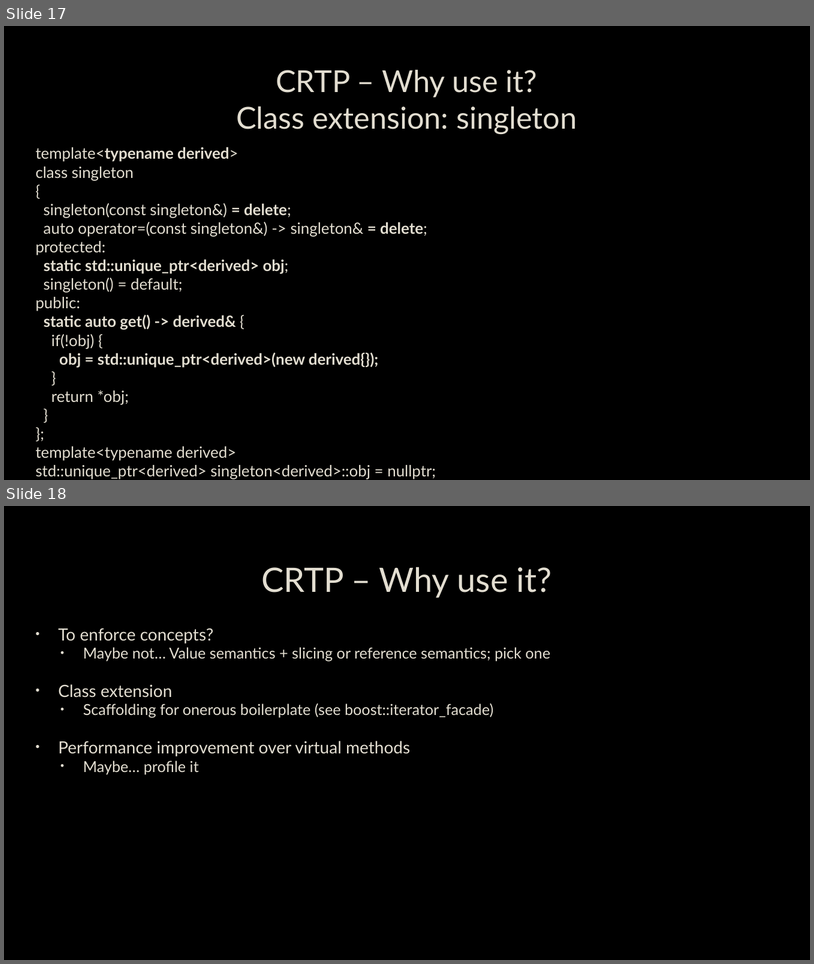
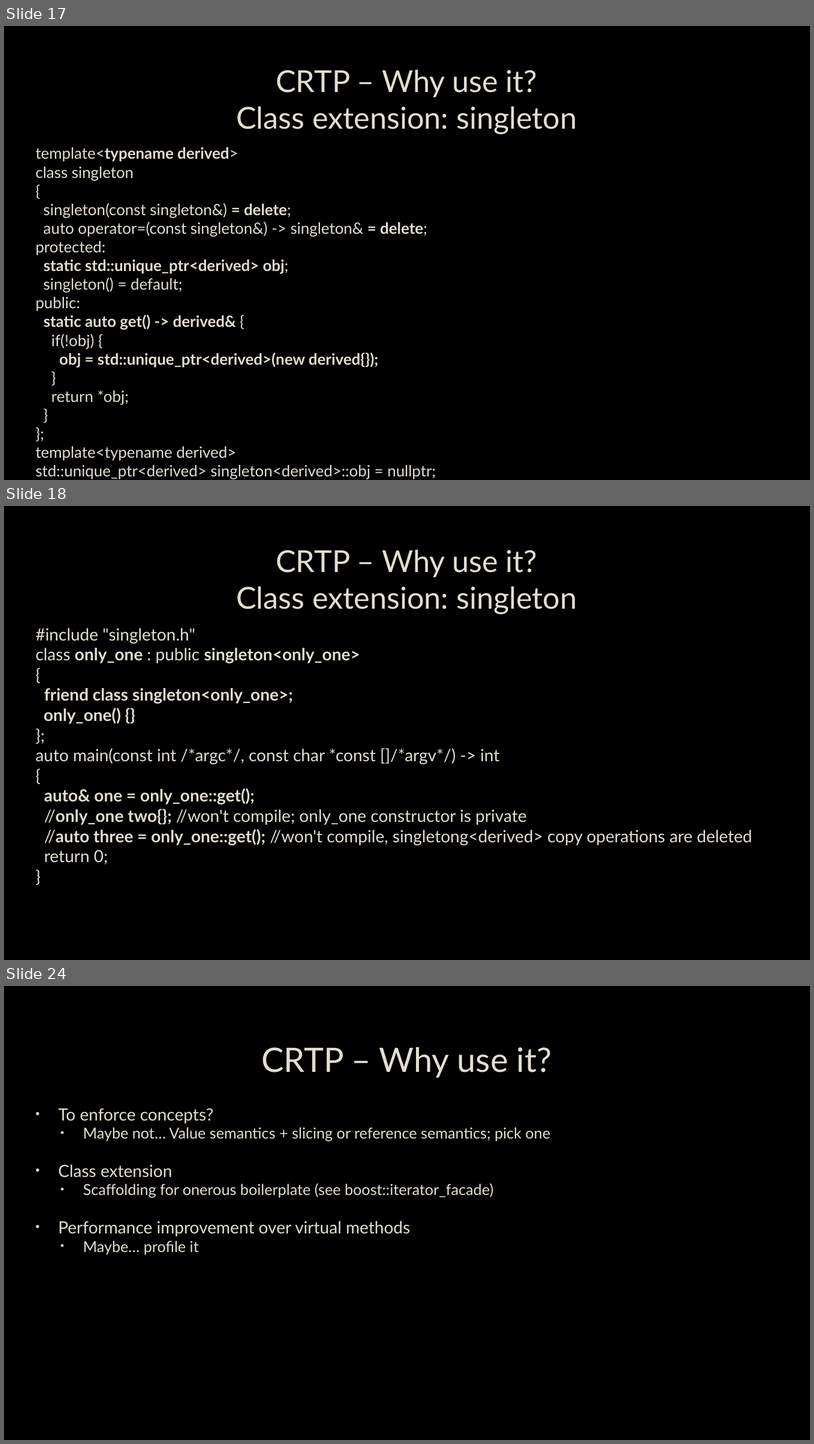
Before and after one commit to capsocrates/crtp-meetup-talk, a slide deck: CRTP.pptx. Shown one above the other, each under a label of ours: slides 17 and 18 before the commit, slides 17, 18 and 24 after it; the slides between them are not shown. The pictures are 814x964 and 814x1444 pixels, drawn with LibreOffice and Linux fonts; fonts in the diff are those of the drawing; background and template pictures are left out. Boxes give left, top, right and bottom in pixels: in the first picture for what was removed or moved away, otherwise in the second. Text is boxed around its words. In the diff, an @@ line names an element or a change of style, - is before the commit and + after.

Commit message:
adding class-extension examples

```diff
--- a/CRTP.pptx
+++ b/CRTP.pptx
@@ slide 18 added at (4, 506, 810, 960), background picture (left out) @@
@@ title added at (236, 550, 577, 613), 36 pt, text #E3DED1 @@
+CRTP – Why use it?
+Class extension: singleton
@@ text added at (36, 628, 752, 864), 20 pt, text #E3DED1 @@
+#include "singleton.h"
+class only_one : public singleton<only_one>
+{
+friend class singleton<only_one>;
+only_one() {}
+};
+auto main(const int /*argc*/, const char *const []/*argv*/) -> int
+{
+auto& one = only_one::get();
+//only_one two{}; //won't compile; only_one constructor is private
+//auto three = only_one::get(); //won't compile, singletong<derived> copy operations are deleted
+return 0;
+}
@@ what was slide 18 is now slide 24 @@
```
Also in this commit, not shown: 5 other slides added, 10 other files.
